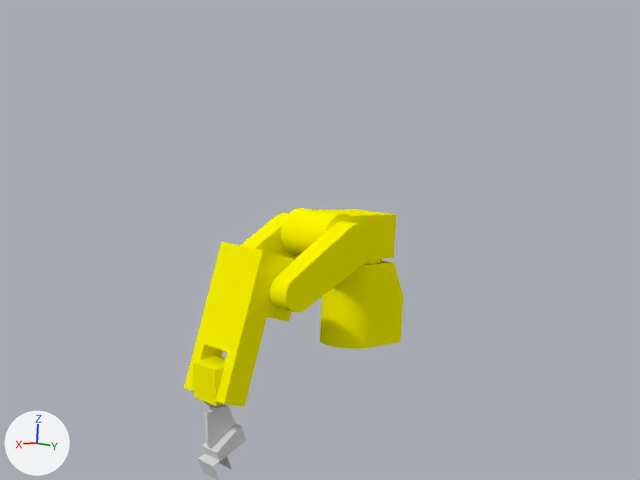
Two versions of the Blender file RobotDraft.blend, one commit apart.
The view is the same before and after, from the file's camera 'Camera'. Every picture has the same lights, and +X, +Y and +Z are marked at lower left.

In view in the first picture: 'linkfive', 'linkfour', 'linkone', 'linksix', 'linkthree', 'linktwo', 'tool'.
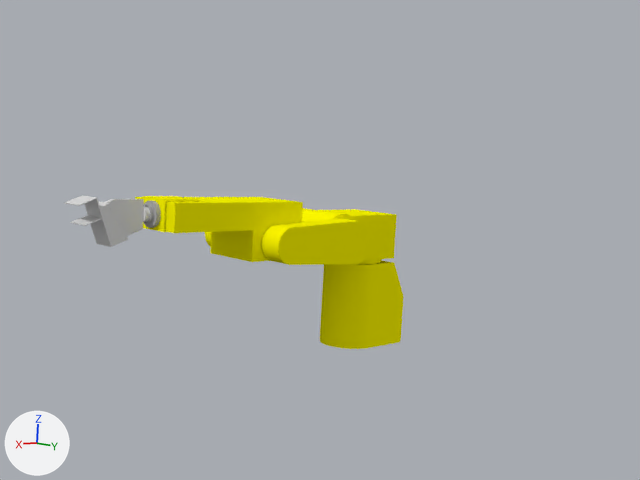
Boxes [x1, y1, x2, y2] around the edits, measured in the pictures (640 x 480 px):
'linkthree', turned: before [241, 213, 372, 313]; after [205, 219, 372, 265]
'linkfive', turned: before [184, 301, 267, 407]; after [135, 197, 254, 233]
'linkfour', turned: before [206, 242, 295, 322]; after [210, 197, 303, 262]
'tool', turned: before [198, 405, 246, 480]; after [64, 195, 150, 247]
'linksix', turned: before [193, 355, 226, 408]; after [143, 196, 199, 232]
'toolpiston', turned: before [219, 456, 232, 469]; after [70, 215, 102, 226]

Patch to the scene script:
```diff
--- a/RobotDraft.blend.py
+++ b/RobotDraft.blend.py
@@ ob_linkthree @@
 ob_linkthree.location = (5.712, -0.0185, 13.8)
-ob_linkthree.rotation_euler = (0.0, 0.524, 0.0)  # degrees (0, 30, 0)
@@ ob_linkfour @@
 ob_linkfour.location = (16.1, 0.0, 13.8)
-ob_linkfour.rotation_euler = (0.0, 0.785, 0.0)  # degrees (0, 45, 0)
 ob_linkfour.scale = (3.48, 3.68, 3.69)
@@ ob_linksix @@
 ob_linksix.location = (28.3, 0.0, 16.75)
-ob_linksix.rotation_euler = (0.0, 0.349, 0.0)  # degrees (0, 20, 0)
 ob_linksix.scale = (1.9, 2.01, 1.9)
```
